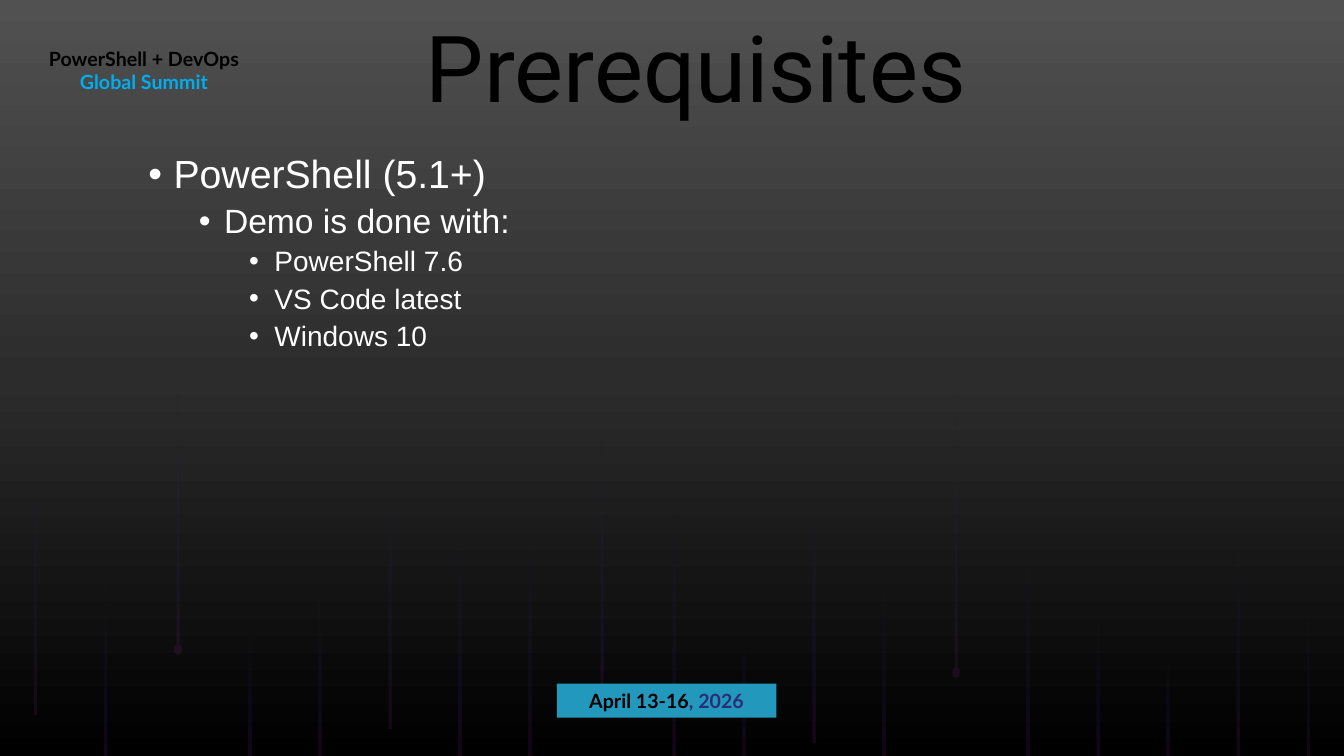
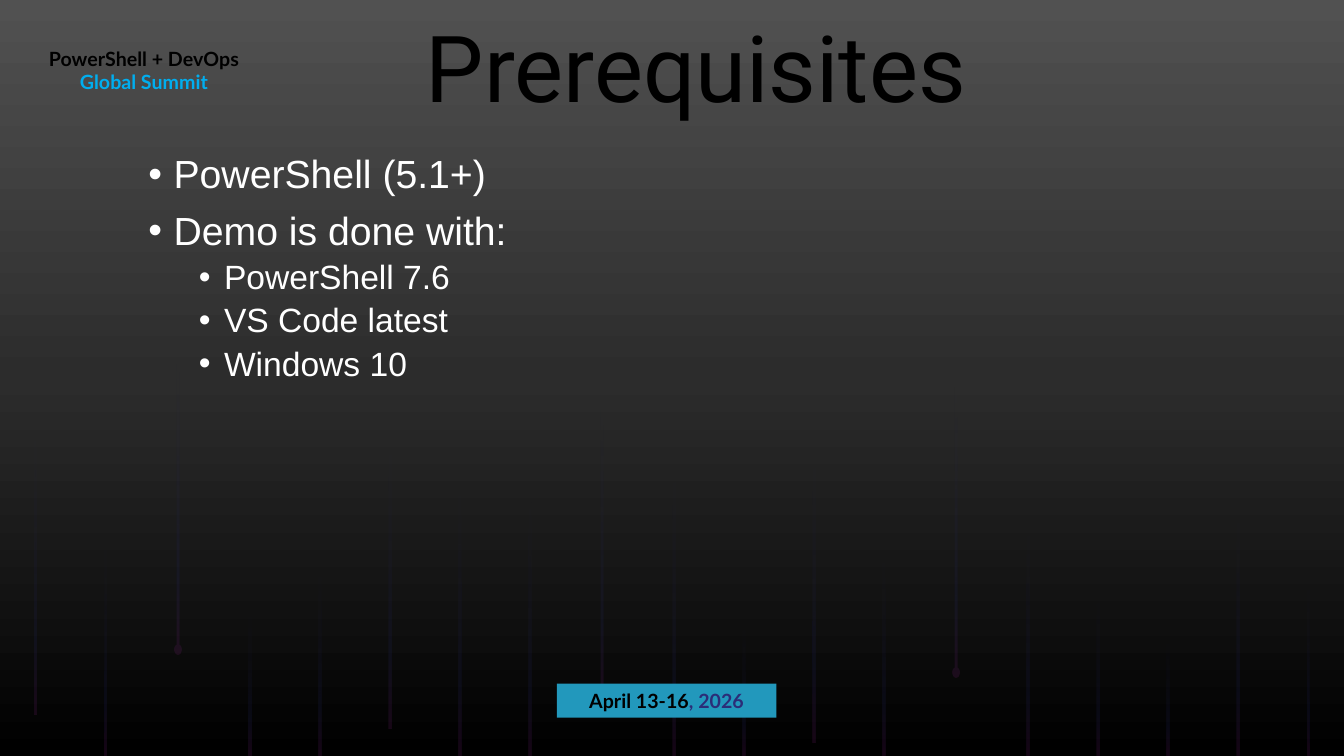
Before and after one commit to ThePoShWolf/Sessions, a slide deck: slide 7 of 2026-04-14 - PSCustomObject[] vs Hashtables/PowerShell Summit 2026 - PSCustomObjects vs Hashtables.pptx. Drawn at 1344x756 pixels with LibreOffice and Linux fonts; fonts in the diff are those of the drawing; background and template pictures are left out. Boxes give left, top, right and bottom in pixels: in the first picture for what was removed or moved away, otherwise in the second. Text is boxed around its words. In the diff, an @@ line names an element or a change of style, - is before the commit and + after.

```diff
--- a/2026-04-14 - PSCustomObject[] vs Hashtables/PowerShell Summit 2026 - PSCustomObjects vs Hashtables.pptx
+++ b/2026-04-14 - PSCustomObject[] vs Hashtables/PowerShell Summit 2026 - PSCustomObjects vs Hashtables.pptx
@@ text at box(174, 216, 506, 377): size 24 to 28 pt in "Demo is done with:"; size 20 to 24 pt in "PowerShell 7.6", "VS Code latest", "Windows 10"; list level 2 to 1 in "Demo is done with:"; list level 3 to 2 in "PowerShell 7.6"; list level 3 to 2 in "VS Code latest"; list level 3 to 2 in "Windows 10" @@
```
Also in this commit, not shown: 2 other slides changed.
